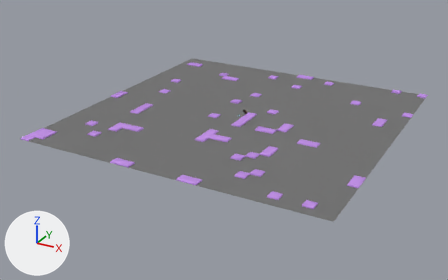
Renders of the Blender file asset/layout/env.blend from each side of a commit.
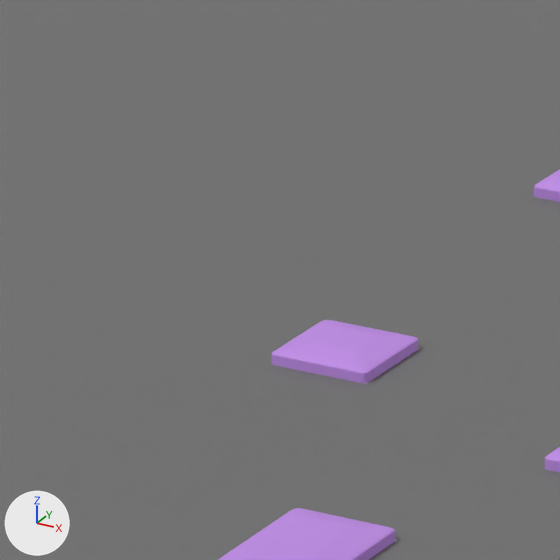
Old and new are each drawn whole from a 50 mm lens placed at (1317.0, -2583.0, 1137.0), pointed at (-54.0, -90.0, -110.0) and again close up on the part from 41% to 52% of the width and 31% to 48% of the height. Lighting does not change. The marker at lower left points along +X, +Y and +Z.

The first close-up shows 'gnd'.
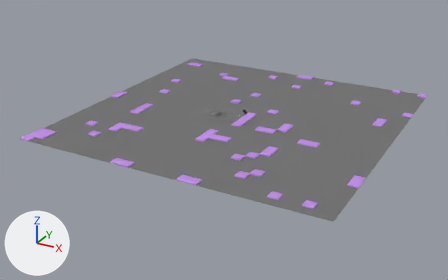
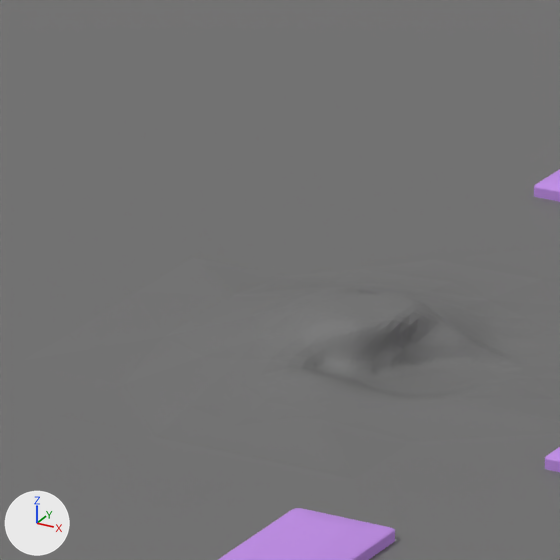
Changed parts and their boxes [x1, y1, x2, y2] in the close-ups (560 x 560 px):
'gnd', reshaped: [0, 0, 560, 560] in both
part 1 of me_plane_001, deleted (purple): before [272, 320, 418, 383]
part 2 of me_plane, built on: before [0, 211, 560, 500]; after [23, 211, 560, 500]

The edits, one by one:
me_plane_001 has 10529 vertices, 9995 faces and spans x -1.0..1.0, y -1.0..1.0, z 0.0..0.04.
me_plane_001 is used by ob_buildings; location (0.0, 0.0, 0.0); scale (750.0, 750.0, 187.0).
me_plane_001 part 1: the loose piece of 196 vertices spanning x -0.19..-0.12, y -0.13..-0.06, z 0.0..0.04 is deleted.
me_plane is used by ob_gnd_001; location (0.0, 0.0, 0.0).
me_plane had 1079 vertices, 957 faces and spanned x -750.0..750.0, y -750.0..750.0, z 0.0.
me_plane now has 4444 vertices, 8644 faces and spans x -750.0..750.0, y -750.0..750.0, z 0.0..23.0.
me_plane part 2: 18 vertices removed from x -188.0..-47.0, y -141.0..47.0, z 0.0; 3383 vertices added at x -193.0..16.0, y -166.0..49.0, z 0.0..23.0.
